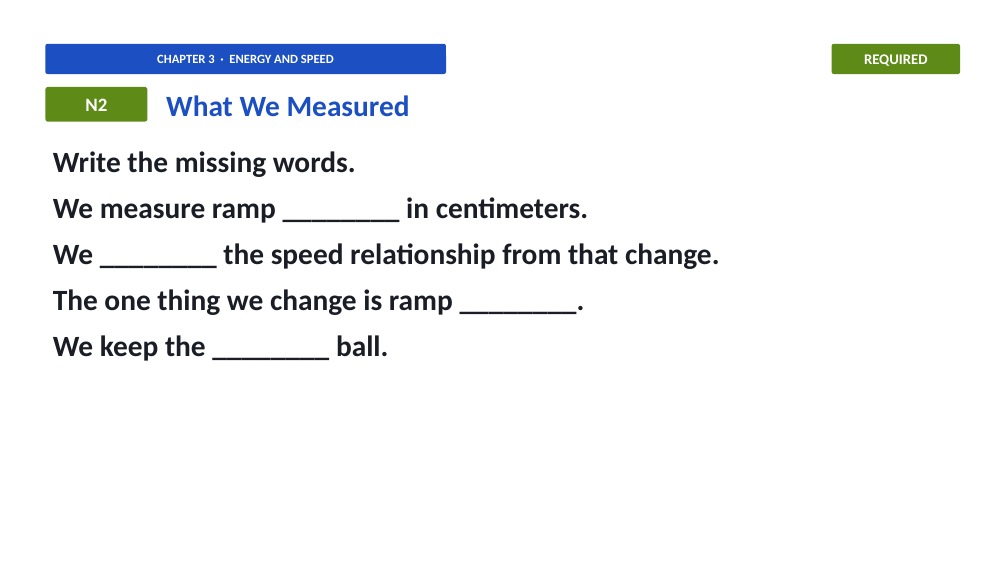
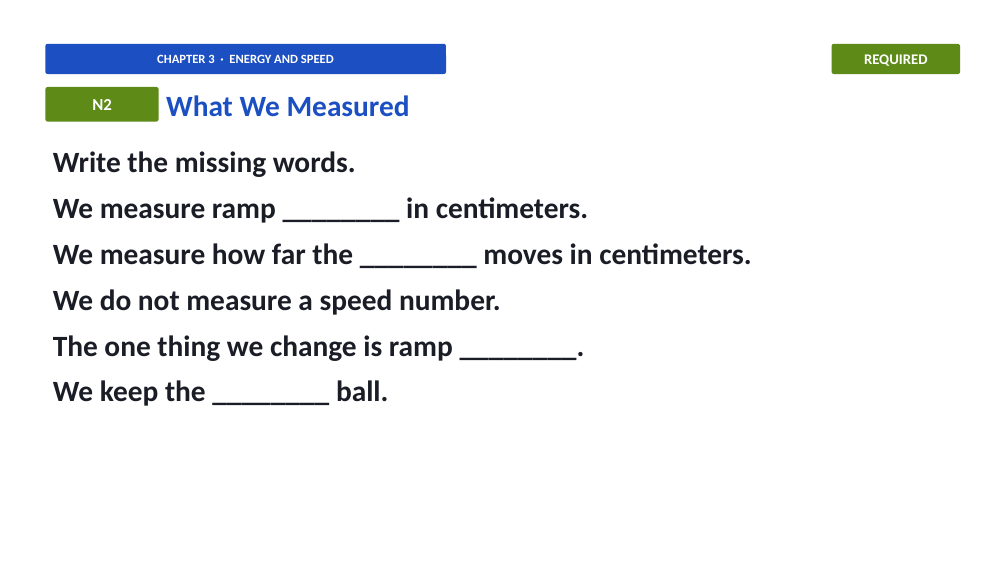
Before and after one commit to owenreagan-cyber/grade-4-energy-transfer-transformation, a slide deck: slide 16 of production/slides/03-ch3-energy-speed-slides.pptx. Drawn at 1008x567 pixels with LibreOffice and Linux fonts; fonts in the diff are those of the drawing. Boxes give left, top, right and bottom in pixels: in the first picture for what was removed or moved away, otherwise in the second. Text is boxed around its words. In the diff, an @@ line names an element or a change of style, - is before the commit and + after.

```diff
--- a/production/slides/03-ch3-energy-speed-slides.pptx
+++ b/production/slides/03-ch3-energy-speed-slides.pptx
@@ rounded rectangle "N2" resized from (x1=45, y1=87, x2=147, y2=122) to (x1=45, y1=87, x2=159, y2=122) @@
@@ rounded rectangle "N2" at (x1=45, y1=87, x2=159, y2=122): size 18 to 16 pt @@
@@ text at (x1=53, y1=243, x2=751, y2=315): text changed @@
-We ________ the speed relationship from that change.
+We measure how far the ________ moves in centimeters.
+We do not measure a speed number.
```
Also in this commit, not shown: 39 other slides changed, 19 other files.
